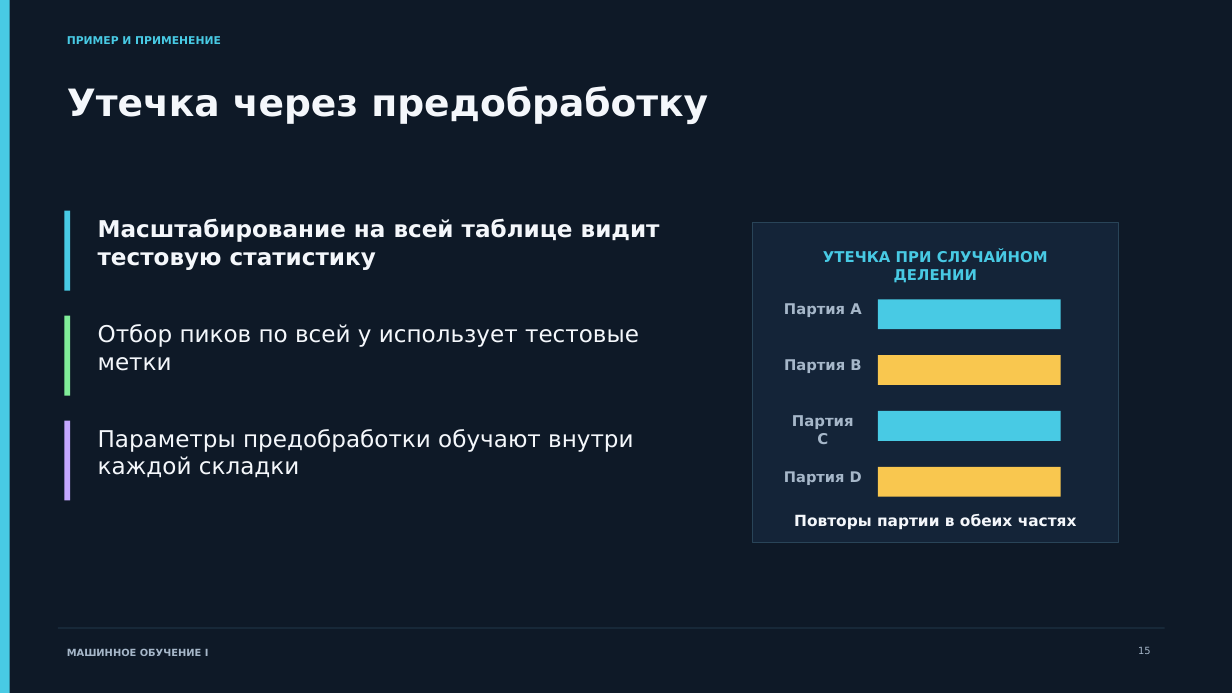
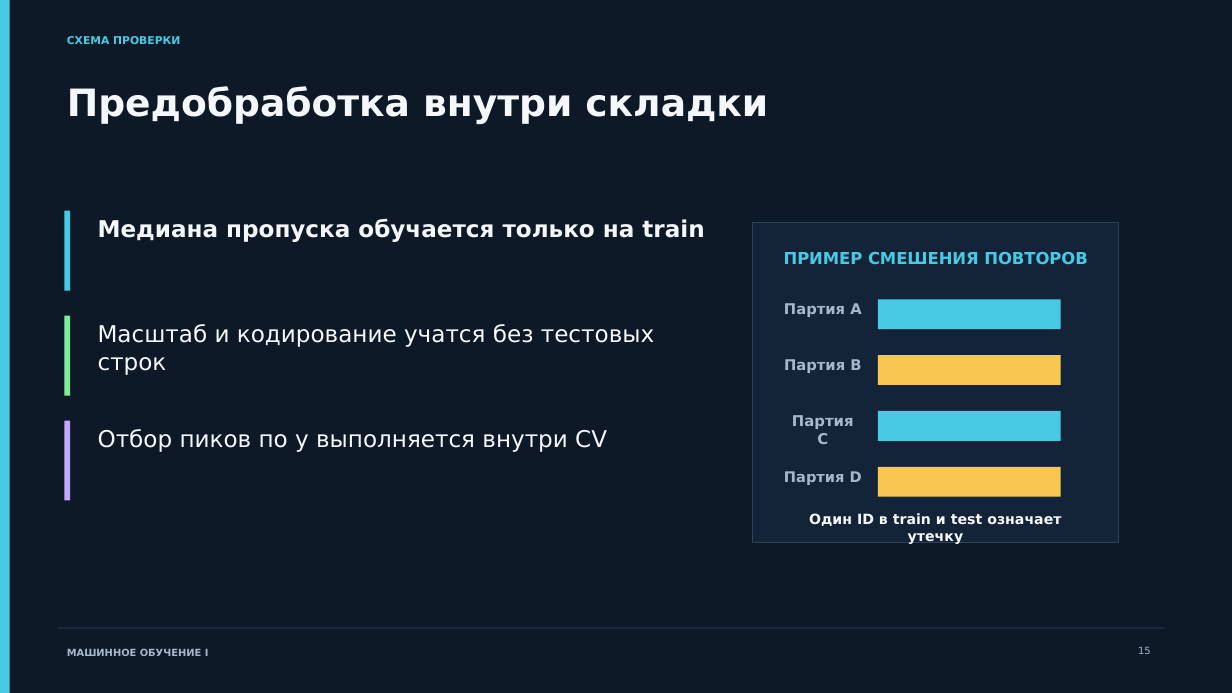
Before and after one commit to ashrpv/computer_science_in_nanoscience, a slide deck: slide 15 of slides/11-ml-problem_and_validation.pptx. Drawn at 1232x693 pixels with LibreOffice and Linux fonts; fonts in the diff are those of the drawing. Boxes give left, top, right and bottom in pixels: in the first picture for what was removed or moved away, otherwise in the second. Text is boxed around its words. In the diff, an @@ line names an element or a change of style, - is before the commit and + after.

```diff
--- a/slides/11-ml-problem_and_validation.pptx
+++ b/slides/11-ml-problem_and_validation.pptx
@@ text at [67,36,180,44]: text changed @@
-ПРИМЕР И ПРИМЕНЕНИЕ
+СХЕМА ПРОВЕРКИ
@@ text at [67,86,768,124]: text changed @@
-Утечка через предобработку
+Предобработка внутри складки
@@ text at [98,218,704,242]: text changed @@
-Масштабирование на всей таблице видит тестовую статистику
+Медиана пропуска обучается только на train
@@ text at [784,252,1087,264]: text changed; size 11.6 to 12.8 pt @@
-УТЕЧКА ПРИ СЛУЧАЙНОМ ДЕЛЕНИИ
+ПРИМЕР СМЕШЕНИЯ ПОВТОРОВ
@@ text at [98,324,654,375]: text changed @@
-Отбор пиков по всей y использует тестовые метки
+Масштаб и кодирование учатся без тестовых строк
@@ text at [98,429,607,452]: text changed @@
-Параметры предобработки обучают внутри каждой складки
+Отбор пиков по y выполняется внутри CV
@@ text at [809,513,1061,544]: text changed; size 12 to 11 pt @@
-Повторы партии в обеих частях
+Один ID в train и test означает утечку
```
Also in this commit, not shown: 37 other slides changed, 2 slides added, 2 slides removed, 3 other files.
